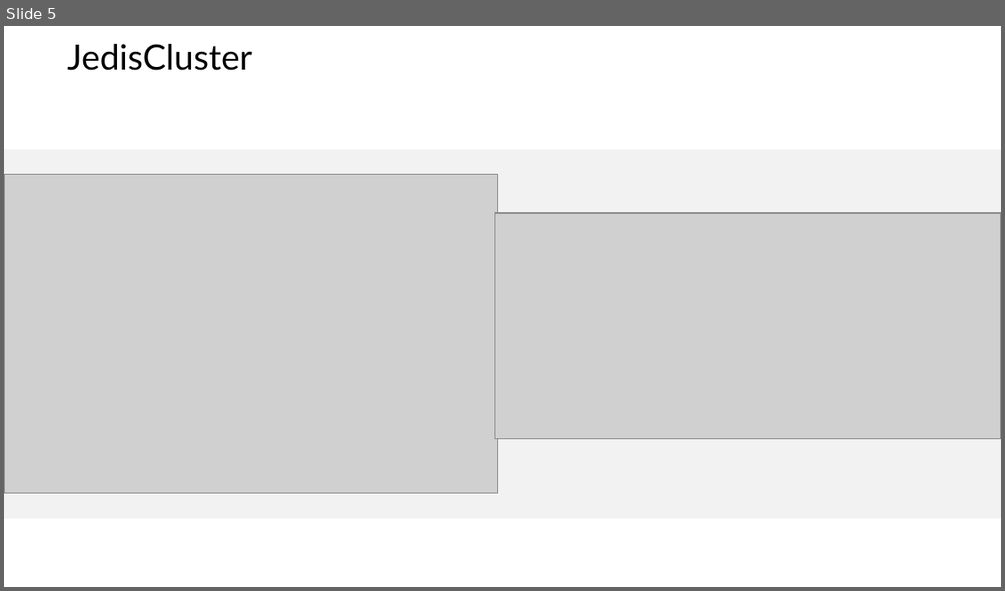
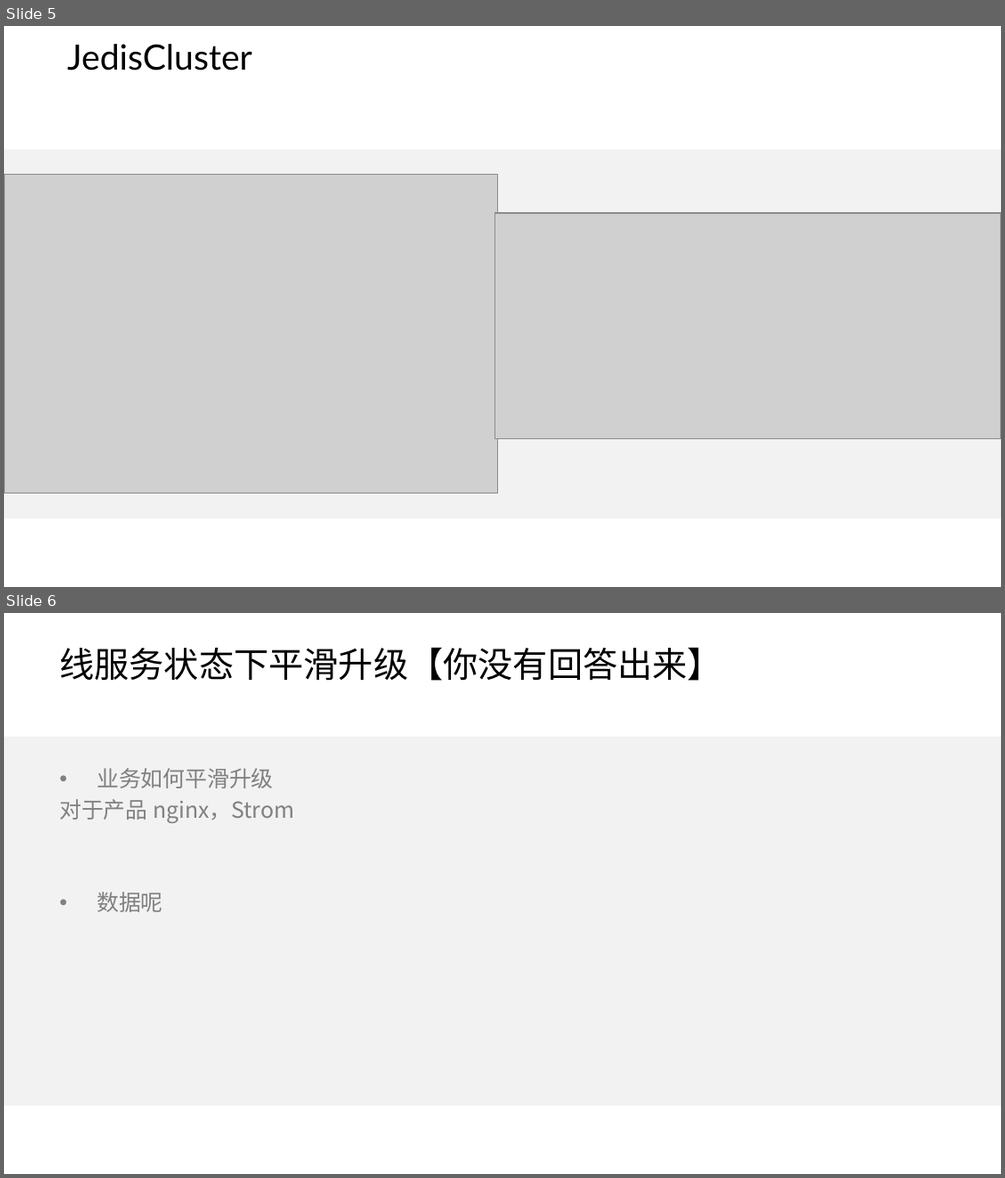
Before and after one commit to wangcy6/weekly, a slide deck: KM/ppt/项目管理_201912.pptx. Shown one above the other, each under a label of ours: slide 5 before the commit, slides 5 and 6 after it. The pictures are 1005x591 and 1005x1178 pixels, drawn with LibreOffice and Linux fonts; fonts in the diff are those of the drawing; grey boxes stand for pictures; background and template pictures are left out. Boxes give left, top, right and bottom in pixels: in the first picture for what was removed or moved away, otherwise in the second. Text is boxed around its words. In the diff, an @@ line names an element or a change of style, - is before the commit and + after.

```diff
--- a/KM/ppt/项目管理_201912.pptx
+++ b/KM/ppt/项目管理_201912.pptx
@@ slide 6 added at <box>4,613,1001,1174</box>, background #FFFFFF; not listed: 1 template element that a slide beside it also shows @@
@@ title added at <box>59,647,722,681</box>, 25.2 pt, text #000000 @@
+线服务状态下平滑升级【你没有回答出来】
@@ text added at <box>59,768,294,912</box>, 16 pt, text #808080 @@
+• 业务如何平滑升级
+对于产品 nginx，Strom
+• 数据呢
```
Also in this commit, not shown: 34 other files.
